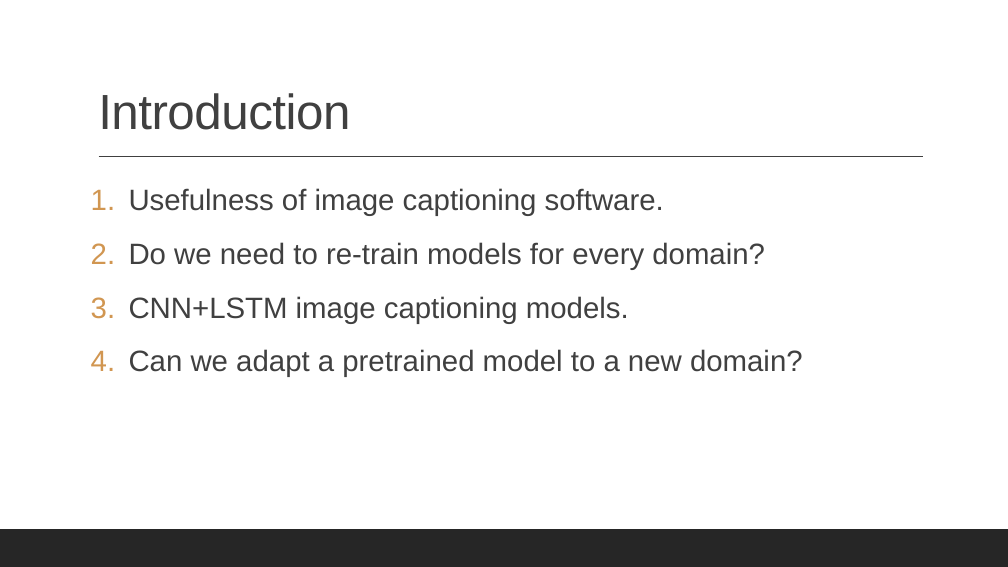
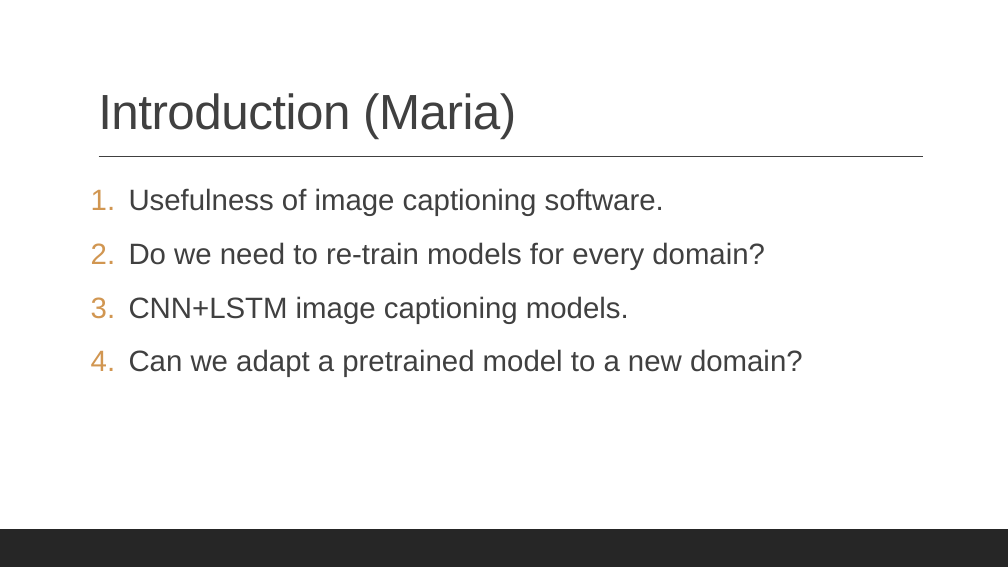
Before and after one commit to Turtilla/aics-project, a slide deck: slide 2 of paper/aics-project.pptx. Drawn at 1008x567 pixels with LibreOffice and Linux fonts; fonts in the diff are those of the drawing. Boxes give left, top, right and bottom in pixels: in the first picture for what was removed or moved away, otherwise in the second. Text is boxed around its words. In the diff, an @@ line names an element or a change of style, - is before the commit and + after.

```diff
--- a/paper/aics-project.pptx
+++ b/paper/aics-project.pptx
@@ title at bbox=[98, 93, 516, 139]: text changed @@
-Introduction
+Introduction (Maria)
```
Also in this commit, not shown: 3 other slides changed, 1 other file.
